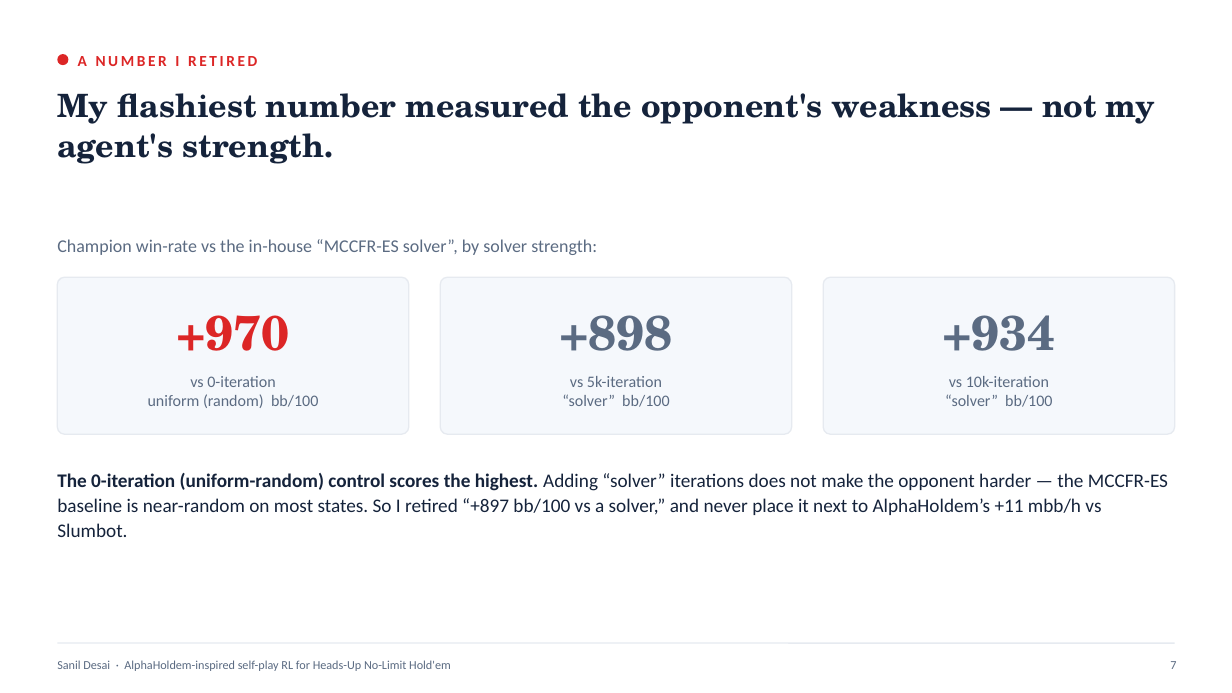
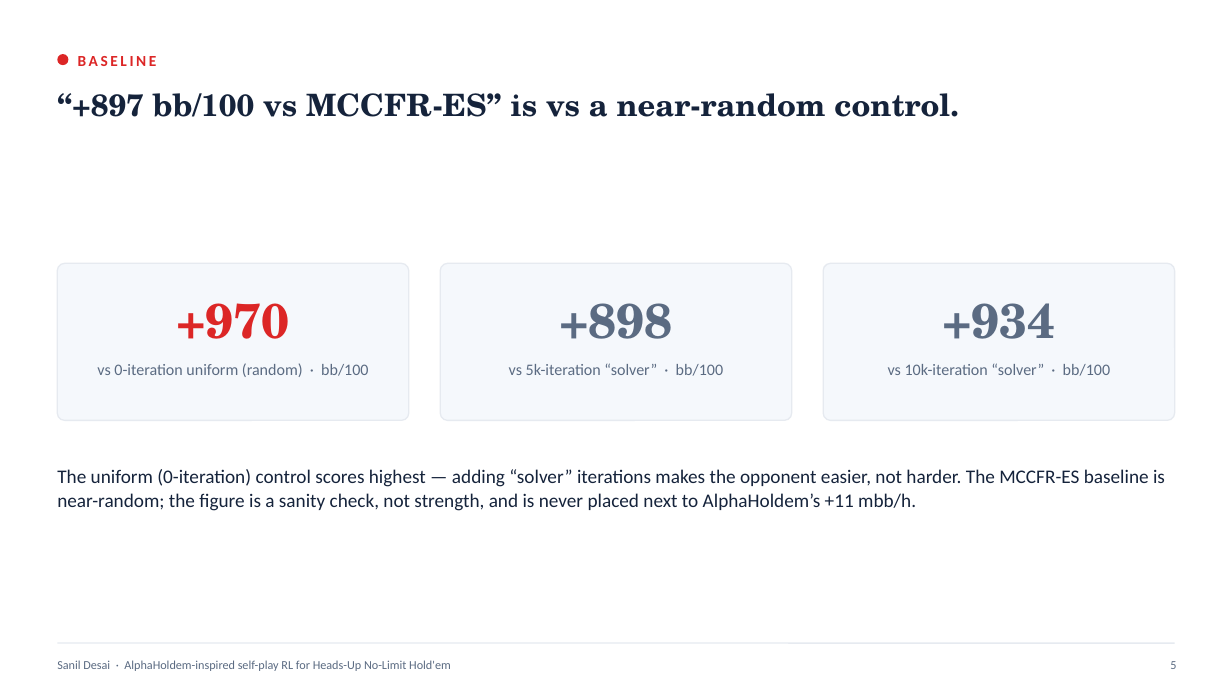
Before and after one commit to smdesai27/TxhmPokerAgent, a slide deck: slide 5 of presentation/AlphaHoldem_RL_deck.pptx (slide 7 before the commit). Drawn at 1232x693 pixels with LibreOffice and Linux fonts; fonts in the diff are those of the drawing. Boxes give left, top, right and bottom in pixels: in the first picture for what was removed or moved away, otherwise in the second. Text is boxed around its words. In the diff, an @@ line names an element or a change of style, - is before the commit and + after.

```diff
--- a/presentation/AlphaHoldem_RL_deck.pptx
+++ b/presentation/AlphaHoldem_RL_deck.pptx
@@ text at (78,56,157,66): text changed @@
-A NUMBER I RETIRED
+BASELINE
@@ text at (57,93,958,117): text changed; size 25 to 24 pt @@
-My flashiest number measured the opponent's weakness — not my agent's strength.
+“+897 bb/100 vs MCCFR-ES” is vs a near-random control.
@@ text removed at (57,239,597,255) @@
-Champion win-rate vs the in-house “MCCFR-ES solver”, by solver strength:
@@ 3 rounded rectangles: place and size @@
-3 rounded rectangles at (57,277,1175,434)
+3 rounded rectangles at (57,263,1175,421)
@@ 3 texts: place and size @@
-3 texts at (176,315,1056,351)
+3 texts at (176,303,1056,339)
@@ text at (97,363,368,377): text changed @@
-vs 0-iteration
-uniform (random) bb/100
+vs 0-iteration uniform (random) · bb/100
@@ text at (509,363,723,376): text changed @@
-vs 5k-iteration
-“solver” bb/100
+vs 5k-iteration “solver” · bb/100
@@ text at (888,363,1110,376): text changed @@
-vs 10k-iteration
-“solver” bb/100
+vs 10k-iteration “solver” · bb/100
@@ text at (57,469,1165,511): text changed @@
-The 0-iteration (uniform-random) control scores the highest. Adding “solver” iterations does not make the opponent harder — the MCCFR-ES baseline is near-random on most states. So I retired “+897 bb/100 vs a solver,” and never place it next to AlphaHoldem’s +11 mbb/h vs Slumbot.
+The uniform (0-iteration) control scores highest — adding “solver” iterations makes the opponent easier, not harder. The MCCFR-ES baseline is near-random; the figure is a sanity check, not strength, and is never placed next to AlphaHoldem’s +11 mbb/h.
@@ text at (1170,661,1176,669): text changed @@
-7
+5
```
Also in this commit, not shown: 8 other slides changed, 2 slides added, 6 slides removed, 23 other files.
